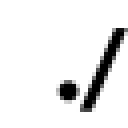
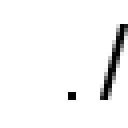
Two versions of the same layered image (128 x 128). Layer-by-layer changes:
renamed "./ #1" to ". /", painted on it over [56, 24, 128, 112]
